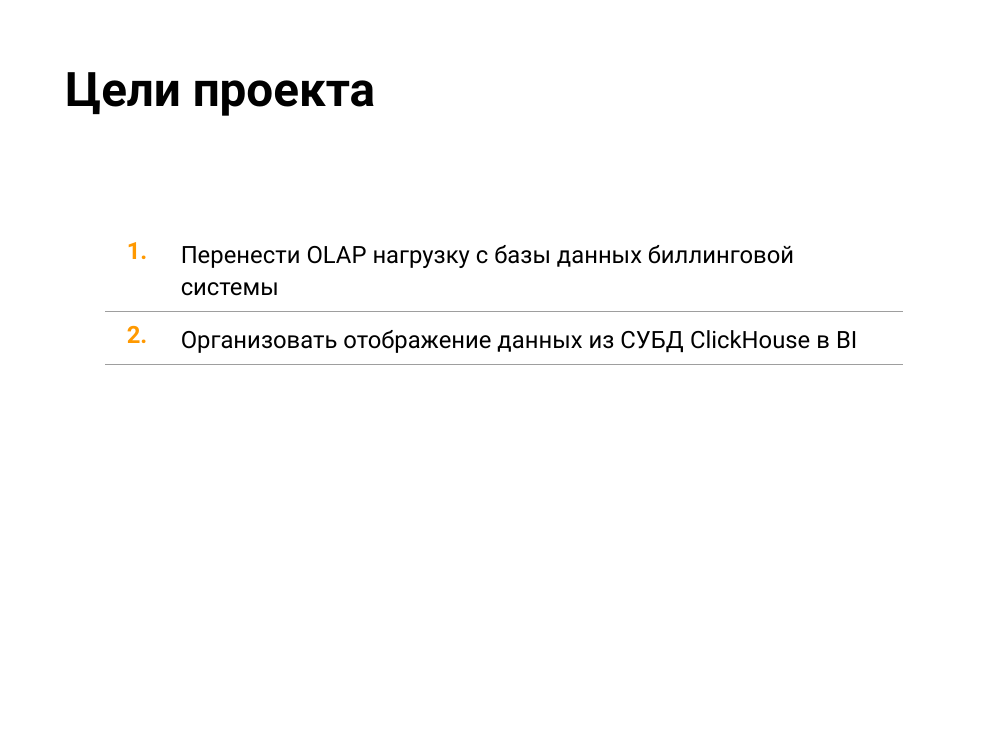
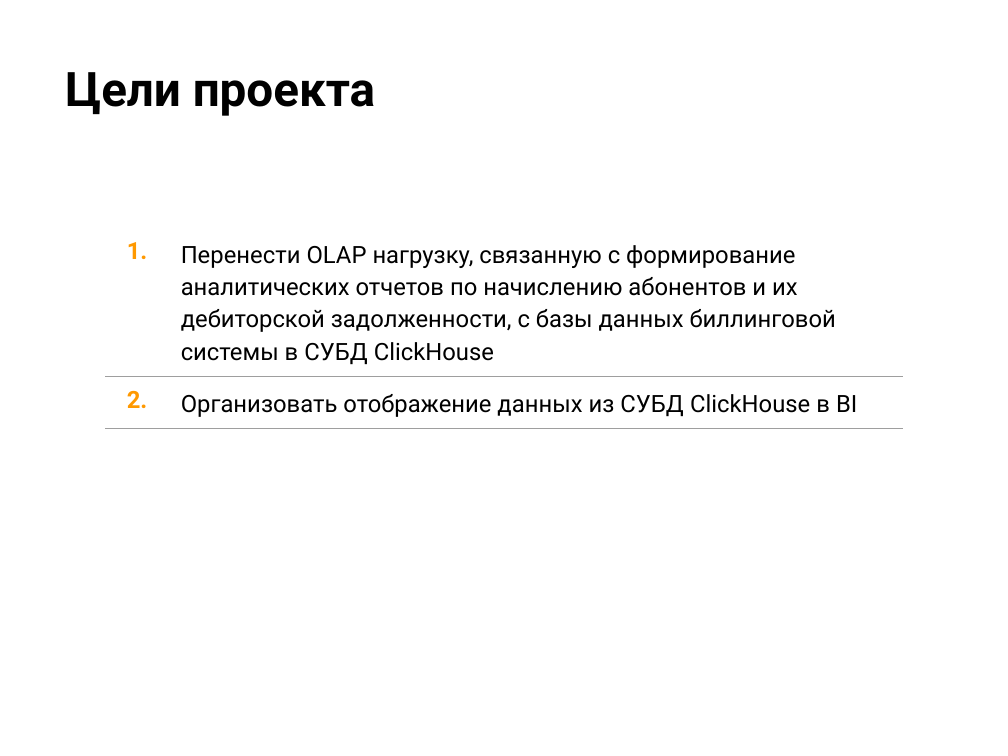
Before and after one commit to anton20044/ClickHouse_Final_Project, a slide deck: slide 5 of Презентация.pptx. Drawn at 1008x756 pixels with LibreOffice and Linux fonts; fonts in the diff are those of the drawing; background and template pictures are left out. Boxes give left, top, right and bottom in pixels: in the first picture for what was removed or moved away, otherwise in the second. Text is boxed around its words. In the diff, an @@ line names an element or a change of style, - is before the commit and + after.

```diff
--- a/Презентация.pptx
+++ b/Презентация.pptx
@@ table at (x1=105, y1=227, x2=903, y2=429) @@
-row 1, column 2: Перенести OLAP нагрузку с базы данных биллинговой системы
+row 1, column 2: Перенести OLAP нагрузку, связанную с формирование аналитических отчетов по начислению абонентов и их дебиторской задолженности, с базы данных биллинговой системы в СУБД ClickHouse
```
